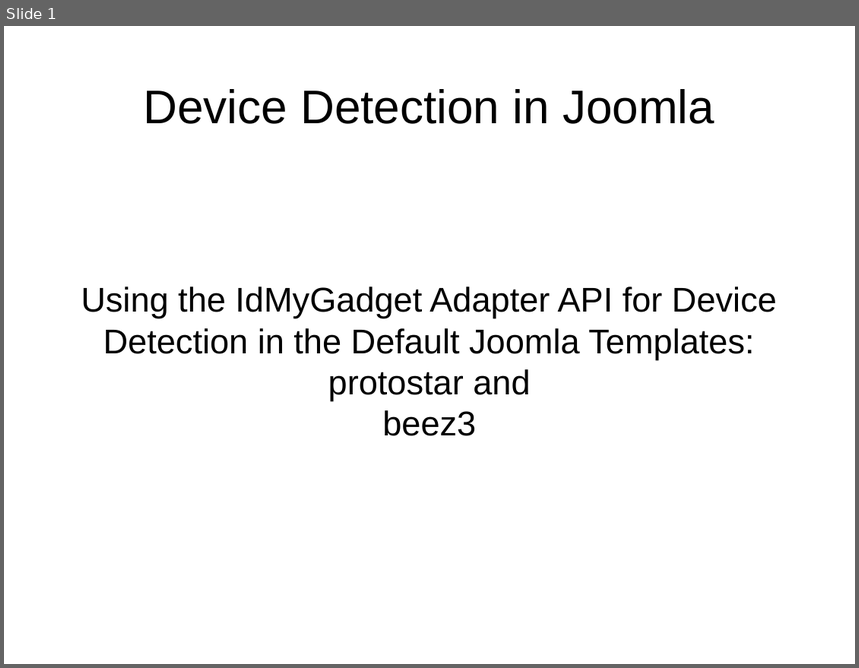
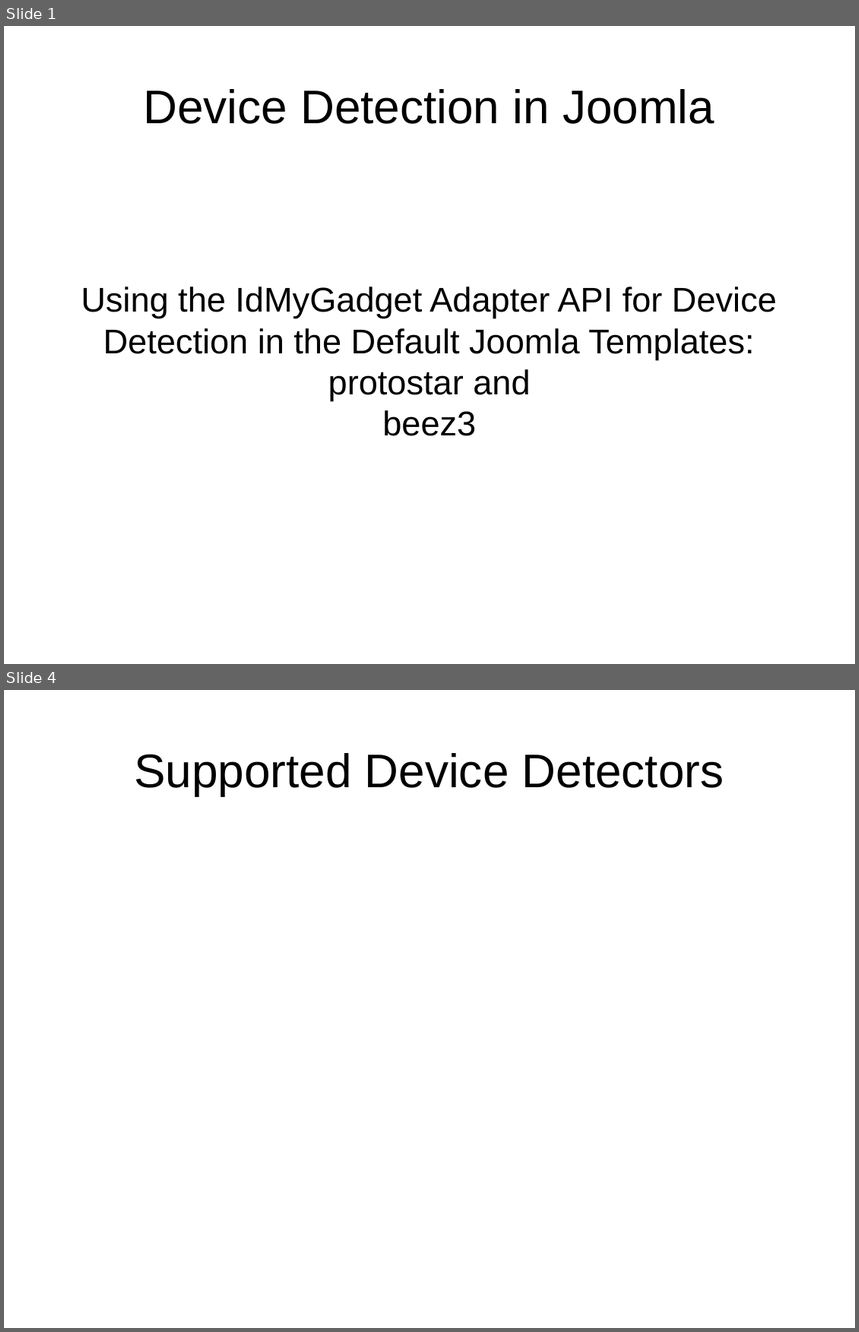
Before and after one commit to tomwhartung/jmws_accoutrements, a slide deck: presentations/2015_09-Joomla/Device_Detection-In_Protostar_and_Beez3.odp. Shown one above the other, each under a label of ours: slide 1 before the commit, slides 1 and 4 after it; the slides between them are not shown. The pictures are 859x668 and 859x1332 pixels, drawn with LibreOffice and Linux fonts; fonts in the diff are those of the drawing. Boxes give left, top, right and bottom in pixels: in the first picture for what was removed or moved away, otherwise in the second. Text is boxed around its words. In the diff, an @@ line names an element or a change of style, - is before the commit and + after.

Commit message:
Added some slides, with titles only for now, to the presentations.

```diff
--- a/presentations/2015_09-Joomla/Device_Detection-In_Protostar_and_Beez3.odp
+++ b/presentations/2015_09-Joomla/Device_Detection-In_Protostar_and_Beez3.odp
@@ slide 4 added at [4, 690, 855, 1328], background #FFFFFF @@
@@ title added at [134, 753, 724, 796], 44 pt, text #000000 @@
+Supported Device Detectors
```
Also in this commit, not shown: 3 other slides added, 1 other file.
